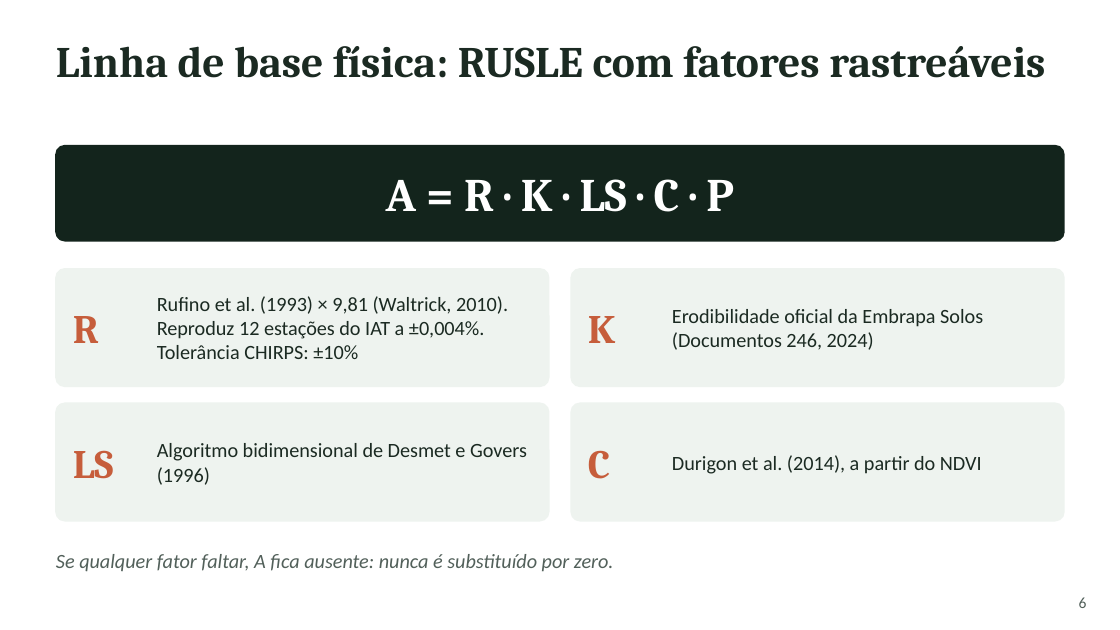
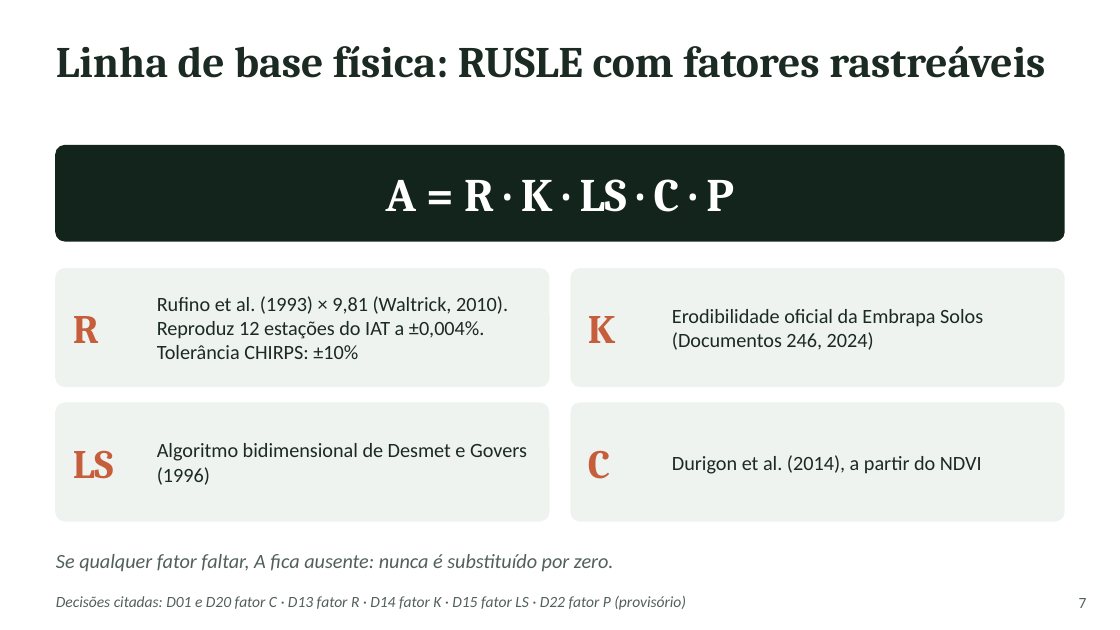
Before and after one commit to RedZardoz/localizador-erosao-v02, a slide deck: slide 7 of docs/Apresentacao_Seminario_Arcabouco_Auditavel.pptx (slide 6 before the commit). Drawn at 1120x630 pixels with LibreOffice and Linux fonts; fonts in the diff are those of the drawing. Boxes give left, top, right and bottom in pixels: in the first picture for what was removed or moved away, otherwise in the second. Text is boxed around its words. In the diff, an @@ line names an element or a change of style, - is before the commit and + after.

```diff
--- a/docs/Apresentacao_Seminario_Arcabouco_Auditavel.pptx
+++ b/docs/Apresentacao_Seminario_Arcabouco_Auditavel.pptx
@@ text added at (56, 596, 686, 610), 10 pt, text #52605A, italic @@
+Decisões citadas: D01 e D20 fator C · D13 fator R · D14 fator K · D15 fator LS · D22 fator P (provisório)
@@ text at (1079, 598, 1087, 608): text changed @@
-6
+7
```
Also in this commit, not shown: 11 other slides changed, 1 slide added.
